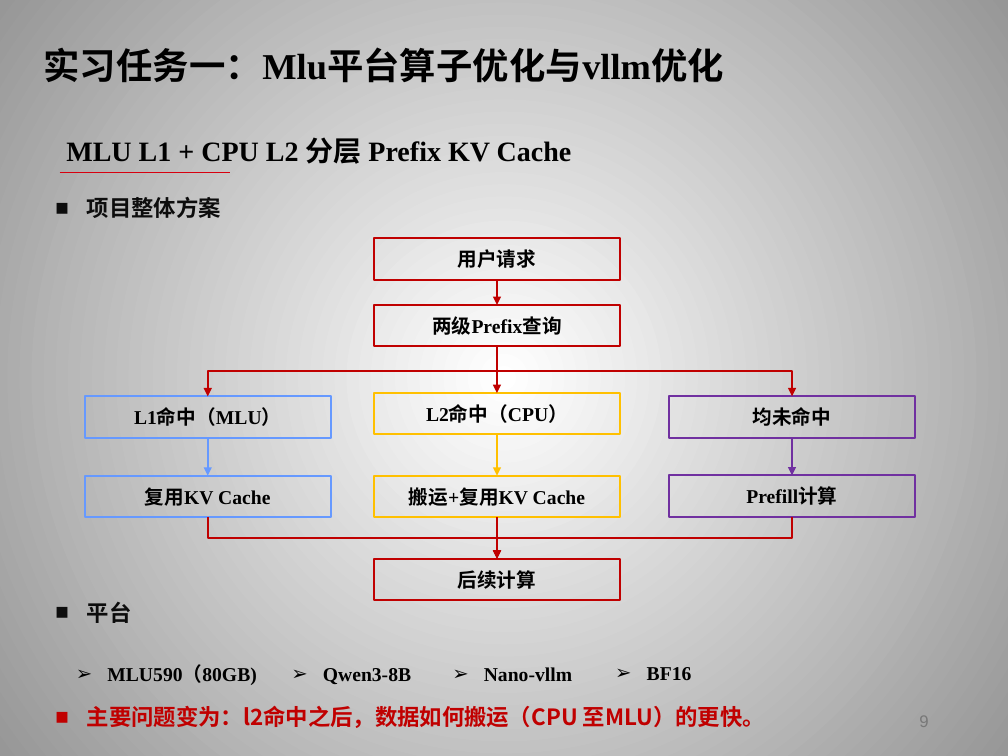
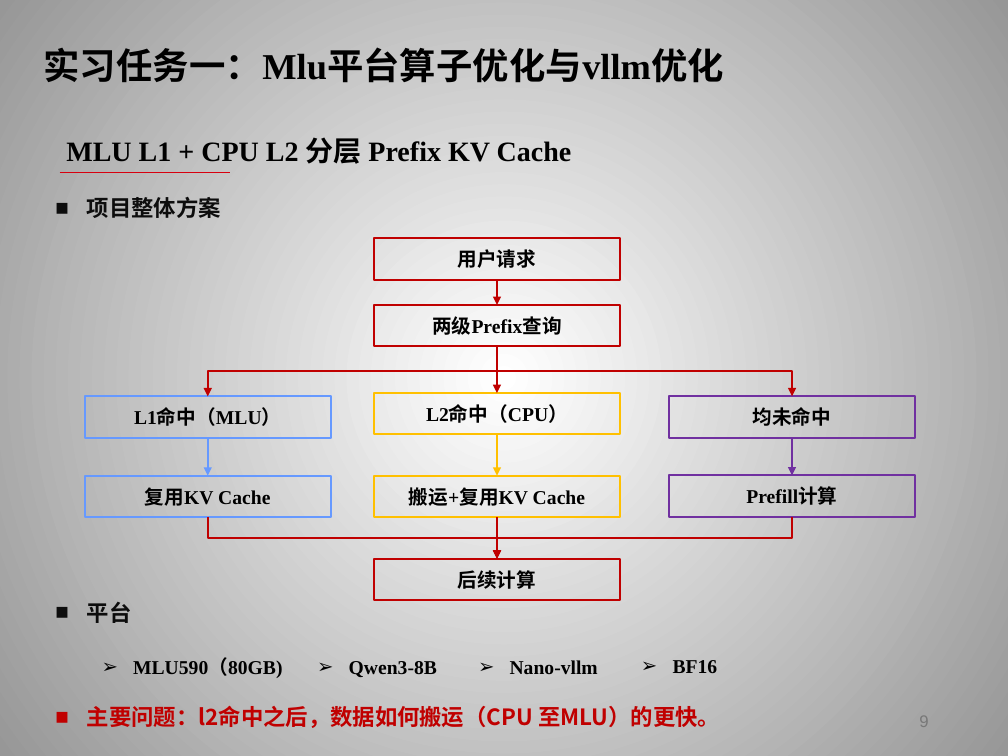
Before and after one commit to huohuomiao/ScriptWhisper, a slide deck: slide 9 of 霍子昂实习总结.pptx. Drawn at 1008x756 pixels with LibreOffice and Linux fonts; fonts in the diff are those of the drawing; background and template pictures are left out. Boxes give left, top, right and bottom in pixels: in the first picture for what was removed or moved away, otherwise in the second. Text is boxed around its words. In the diff, an @@ line names an element or a change of style, - is before the commit and + after.

```diff
--- a/霍子昂实习总结.pptx
+++ b/霍子昂实习总结.pptx
@@ 4 texts: place and size @@
-4 texts at bbox=[107, 666, 692, 685]
+4 texts at bbox=[133, 659, 718, 678]
@@ text at bbox=[87, 706, 720, 728]: text changed @@
-■ 主要问题变为：l2命中之后，数据如何搬运（CPU 至MLU）的更快。
+■ 主要问题：l2命中之后，数据如何搬运（CPU 至MLU）的更快。
```
Also in this commit, not shown: 23 other slides changed, 2 slides added, 2 slides removed.
